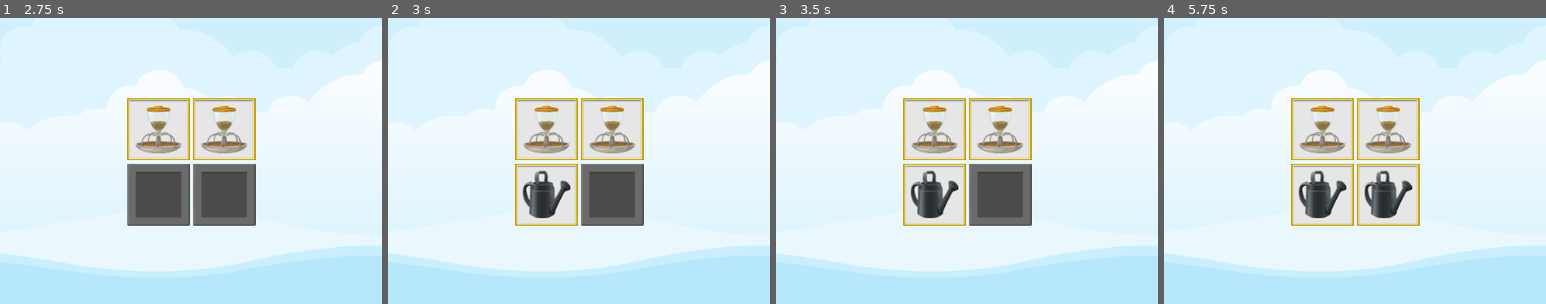
Above: before the commit, frames 1-4 (left to right).
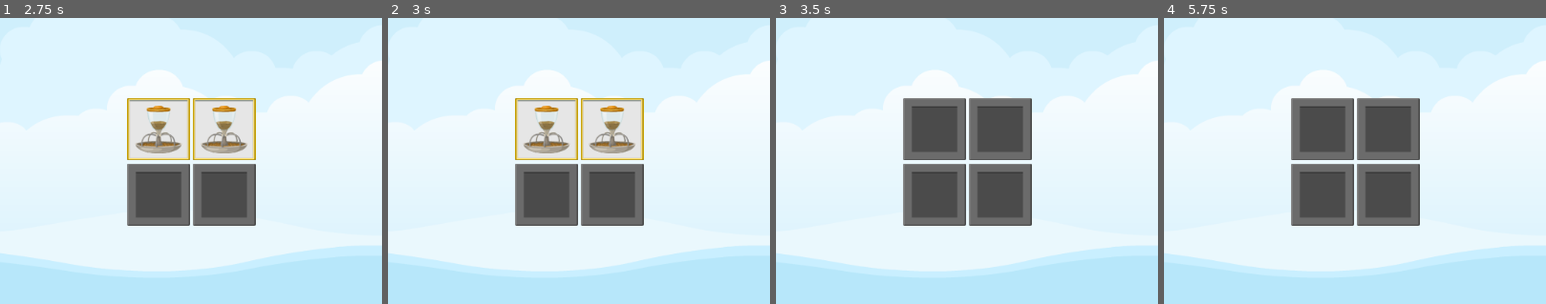
Above: after the commit, the same moments.

Repository: mattburro/Memory-Madness
Game: Godot game, scene res://master_screen/master_screen.tscn
The game is run twice, just before and just after one commit, with the same random seed, the same clock (stepped at 60 frames per second) and the same inputs.
Inputs (mouse positions are % of the whole screen's width and height, from its top left):
- Up to frame 1 (2.75 s): click "2x2" at 0.5 s; click (35, 44) at 1.25 s; click (44, 44) at 2.02 s
- Up to frame 2 (3 s): click (35, 56) at 2.77 s
- Up to frame 3 (3.5 s): no input
- Up to frame 4 (5.75 s): click (44, 56) at 3.52 s; click (35, 44) at 4.25 s; click (44, 44) at 5.02 s
The pictures show only the part of the screen within x 14-64%, y 25-75%; the shares and areas given below are measured in that part.

Frame 1 is identical in both runs. In frame 2, 3.1% of the frame differs, in the area x 33-50%, y 51-73%; in frame 3, 10%; in frame 4, 13%, in the area x 33-67%, y 28-73%.

Commit message:
Hide tiles shortly after being revealed

Diff:
--- a/game_screen/game_screen.gd
+++ b/game_screen/game_screen.gd
@@ -4,6 +4,7 @@
 
 @onready var sound = $Sound
 @onready var tile_container = %TileContainer
+@onready var scorer = $Scorer
 
 func _ready():
 	SignalManager.on_level_selected.connect(on_level_selected)
@@ -25,3 +26,5 @@
 
 	for image_dict in level_selection.image_list:
 		add_memory_tile(image_dict, frame_image)
+
+	scorer.clear_new_game(level_selection.target_pairs)
--- a/scorer/scorer.gd
+++ b/scorer/scorer.gd
@@ -11,9 +11,42 @@
 
 func _ready():
 	SignalManager.on_tile_selected.connect(on_tile_selected)
+	SignalManager.on_game_exit_pressed.connect(on_game_exit_pressed)
+
+func clear_new_game(new_target_pairs: int):
+	selections.clear()
+	pairs_made = 0
+	moves_made = 0
+	target_pairs = new_target_pairs
+	tiles = get_tree().get_nodes_in_group(GameManager.GROUP_TILE)
+
+func check_pair_made(tile: MemoryTile):
+	tile.reveal(true)
+	selections.append(tile)
+
+	if not selections.size() == 2:
+		return
+
+	SignalManager.on_selection_disabled.emit()
+	moves_made += 1
+
+	update_selections()
+
+func update_selections():
+	reveal_timer.start()
+
+func hide_selections():
+	for tile in selections:
+		tile.reveal(false)
 
 func on_tile_selected(tile: MemoryTile):
 	SoundManager.play_tile_click(sound)
-	tile.reveal(true)
-	selections.append(tile)
-	pass
+	check_pair_made(tile)
+
+func on_reveal_timer_timeout():
+	hide_selections()
+	selections.clear()
+	SignalManager.on_selection_enabled.emit()
+
+func on_game_exit_pressed():
+	reveal_timer.stop()
--- a/scorer/scorer.tscn
+++ b/scorer/scorer.tscn
@@ -10,3 +10,5 @@
 [node name="RevealTimer" type="Timer" parent="."]
 wait_time = 1.2
 one_shot = true
+
+[connection signal="timeout" from="RevealTimer" to="." method="on_reveal_timer_timeout"]
